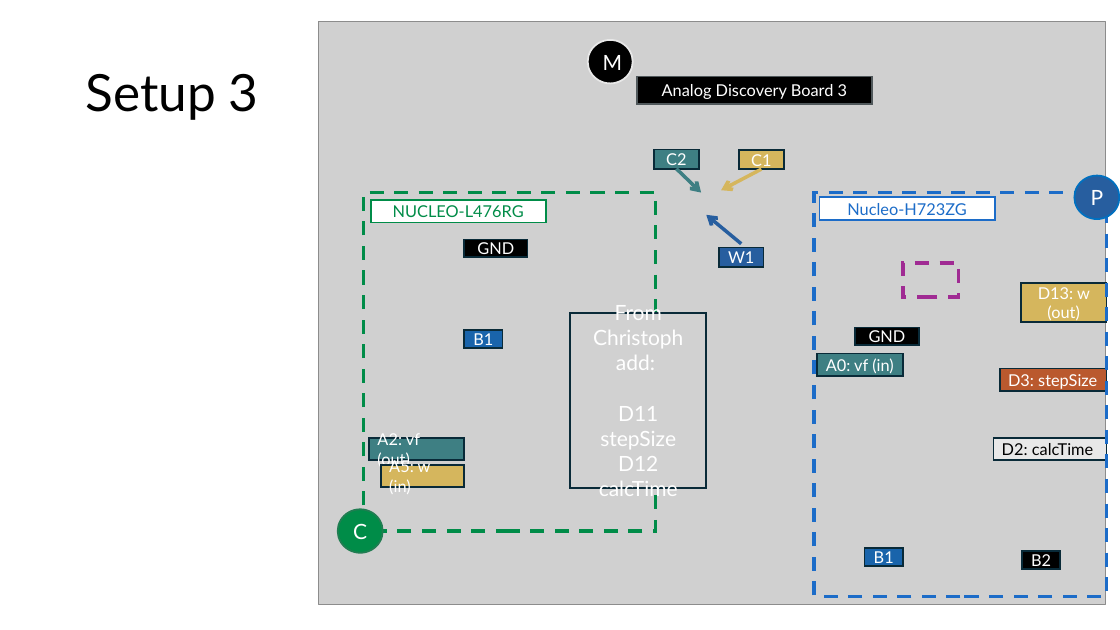
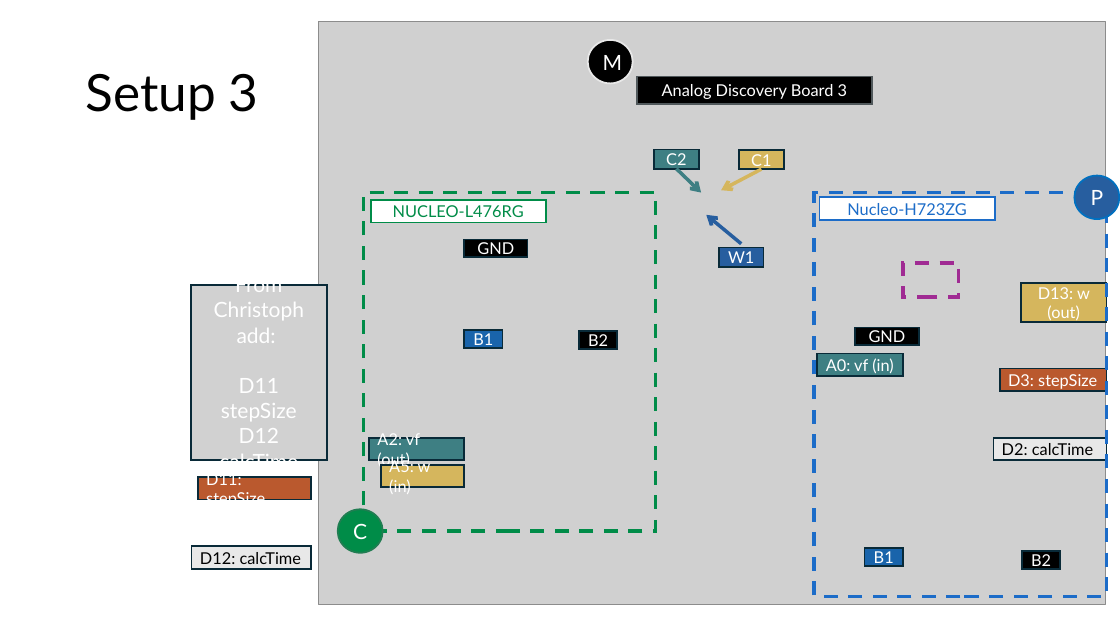
Before and after one commit to ALSETLab/efmi-pss-use-case, a slide deck: slide 1 of docs/20260430-nucleo-pin-configurations-l4-h2.pptx. Drawn at 1120x630 pixels with LibreOffice and Linux fonts; fonts in the diff are those of the drawing; grey boxes stand for pictures. Boxes give left, top, right and bottom in pixels: in the first picture for what was removed or moved away, otherwise in the second. Text is boxed around its words. In the diff, an @@ line names an element or a change of style, - is before the commit and + after.

```diff
--- a/docs/20260430-nucleo-pin-configurations-l4-h2.pptx
+++ b/docs/20260430-nucleo-pin-configurations-l4-h2.pptx
@@ rectangle "From Christoph add:": place and size @@
-rectangle "From Christoph add:" at <box>571,313,707,487</box>
+rectangle "From Christoph add:" at <box>191,285,327,460</box>
@@ rectangle added at <box>579,331,618,349</box>, fill #000000, outline #092A39 1.5 pt, 14 pt, text #FFFFFF @@
+B2
@@ rectangle added at <box>198,477,312,500</box>, fill #BA592E, outline #092A39 1.5 pt, 14 pt, text #FFFFFF @@
+D11: stepSize
@@ rectangle added at <box>192,546,311,569</box>, fill #E8E8E8, outline #092A39 1.5 pt, 14 pt, text #000000 @@
+D12: calcTime
```
Also in this commit, not shown: 1 slide added, 1 other file.
